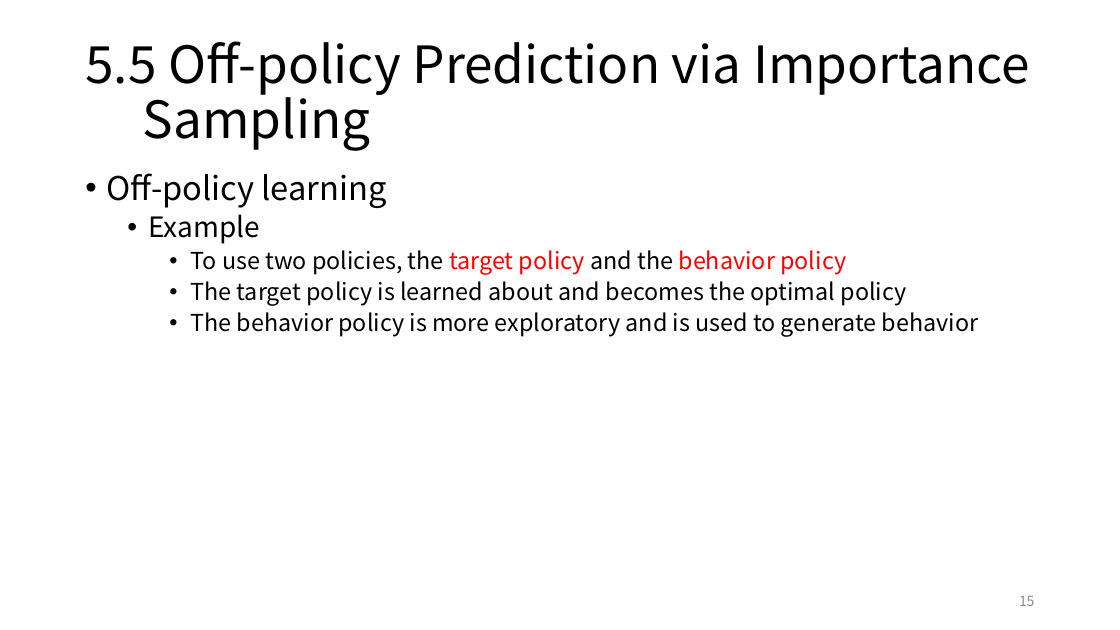
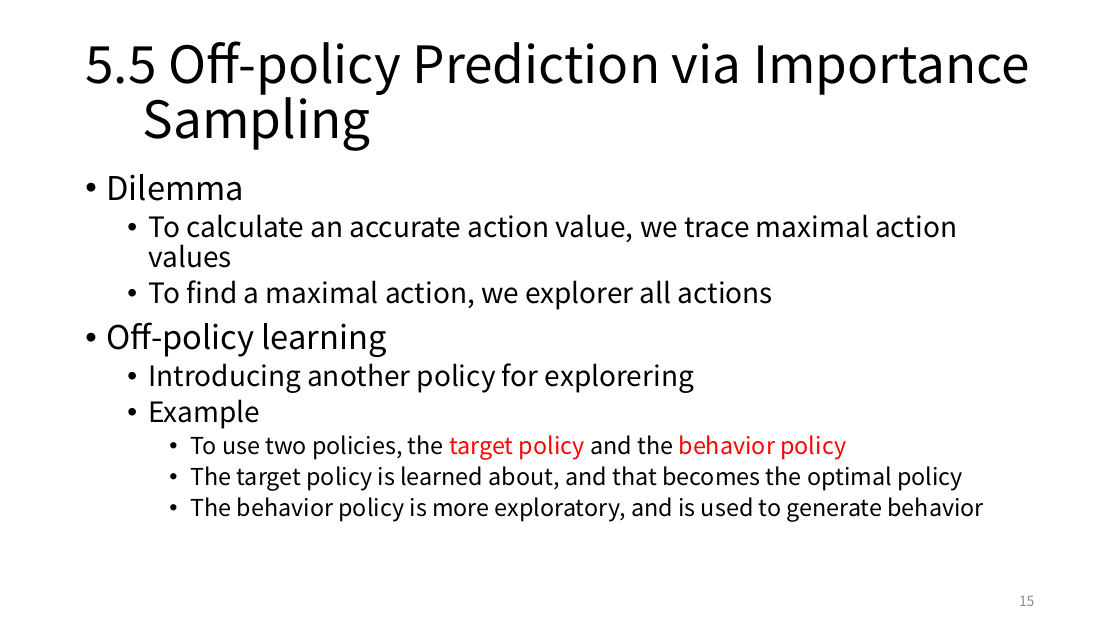
Before and after one commit to ggorr/MachineLearning, a slide deck: slide 15 of ReinforcementLearning/Ch05.pptx. Drawn at 1120x630 pixels with LibreOffice and Linux fonts; fonts in the diff are those of the drawing. Boxes give left, top, right and bottom in pixels: in the first picture for what was removed or moved away, otherwise in the second. Text is boxed around its words. In the diff, an @@ line names an element or a change of style, - is before the commit and + after.

```diff
--- a/ReinforcementLearning/Ch05.pptx
+++ b/ReinforcementLearning/Ch05.pptx
@@ text at (106, 174, 957, 310): paragraphs added @@
+• Dilemma
+  • To calculate an accurate action value, we trace maximal action values
+  • To find a maximal action, we explorer all actions
@@ text at (148, 363, 694, 393): paragraph added @@
+  • Introducing another policy for explorering
@@ text at (190, 466, 985, 522): text changed @@
-    • The target policy is learned about and becomes the optimal policy
-    • The behavior policy is more exploratory and is used to generate behavior
+    • The target policy is learned about, and that becomes the optimal policy
+    • The behavior policy is more exploratory, and is used to generate behavior
```
Also in this commit, not shown: 1 other slide changed, 4 slides added.
